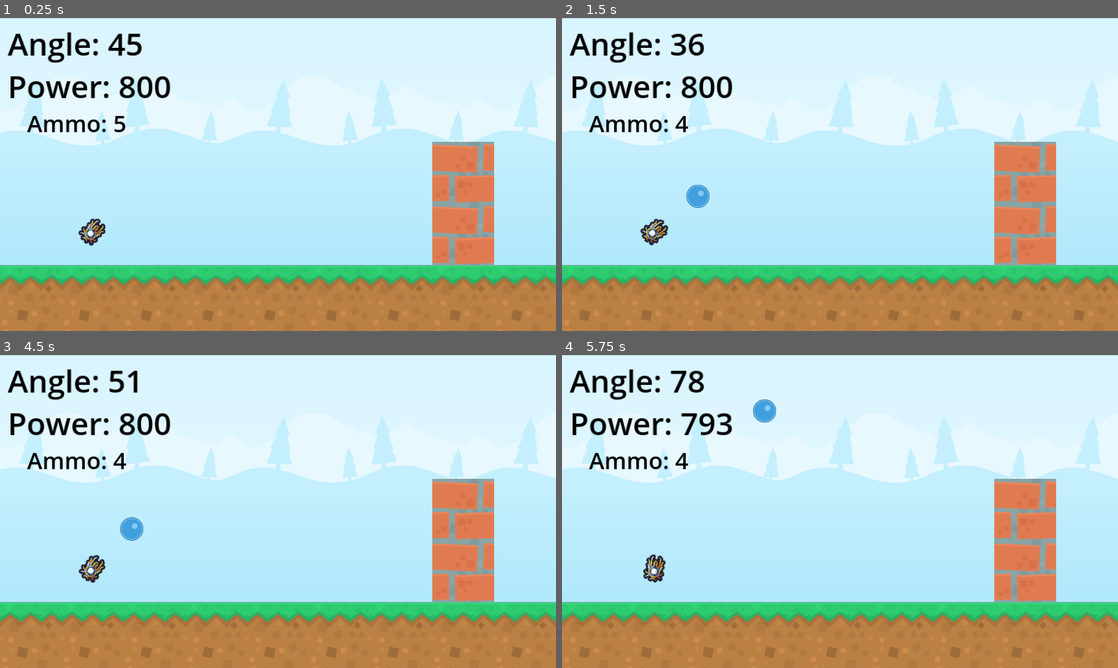
Above: before the commit, frames 1-4 (two rows, left to right).
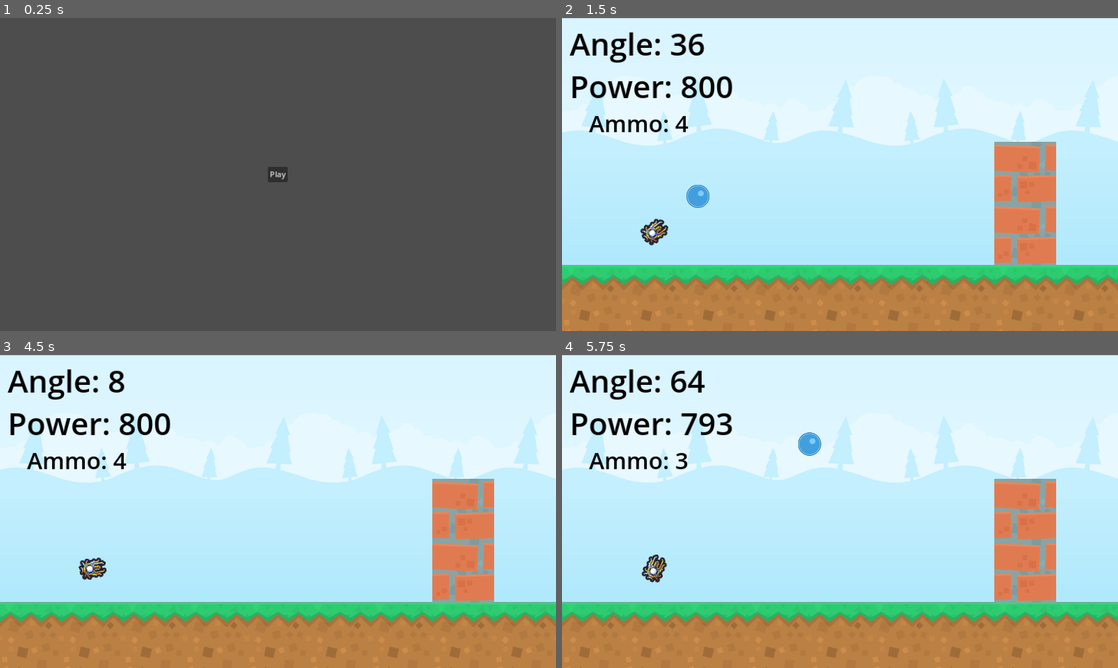
Above: after the commit, the same moments.

Repository: bsu-cs315/E1-Robinson
Game: Godot game, scene res://title_screen.tscn
Same seed, same stepped clock (60 frames per second), same inputs: the game is played once before the commit and once after it. Before the commit the project starts from res://world.tscn. Sound files missing from this copy of the repository are replaced by a short silence.
Inputs (mouse positions are in pixels of both pictures, inside the frame that each line leads up to):
- Up to frame 1 (0.25 s): no input
- Up to frame 2 (1.5 s): click (840, 174) at 0.5 s, where only the run after the commit has a clickable "Play"; tap Enter at 1.25 s; hold Right (angle_right) from 1.28 s (still down); tap Space (launch) at 1.35 s
- Up to frame 3 (4.5 s): release Right (angle_right) at 2.03 s; hold Left (angle_left) 2.03-2.78 s; tap S (decrease_power) at 2.1 s; tap Space (launch) at 2.3, 3.05, 3.6, 4.35 s; hold Right (angle_right) 2.78-4.28 s; tap W (increase_power) at 2.85 s; tap R (restart, bound only before the commit) at 4.25 s; hold Left (angle_left) from 4.28 s (still down)
- Up to frame 4 (5.75 s): keep holding Left (angle_left); tap R (restart, bound only before the commit) at 4.9 s; tap S (decrease_power) at 5.1 s; tap Space (launch) at 5.3 s

The runs differ from the first frame. In frame 1, 100% of the frame differs, in the area x 0-100%, y 0-100%; in frame 2, nothing differs; in frame 3, 0.7%; in frame 4, 1.1%.

Commit message:
Refactor to start at title screen

Diff:
--- a/project/ball.gd
+++ b/project/ball.gd
@@ -1,8 +1,8 @@
 class_name Ball extends RigidBody2D
 
-signal obstacle_hit(position)
+signal obstacle_hit(position: Vector2)
 
-func _on_body_entered(body):
+func _on_body_entered(body: Node2D):
 	if body.is_in_group("obstacle"):
 		obstacle_hit.emit(position)
 		print("Ow!")
--- a/project/launcher.gd
+++ b/project/launcher.gd
@@ -1,6 +1,6 @@
 extends Node2D
 
-signal launched_ball(ball)
+signal launched_ball(ball: Ball)
 @export var launch_angle := -TAU/8
 @export var angle_change_rate := TAU/8
 @export var power := 800.0
@@ -25,13 +25,13 @@
 		_launched = true
 		ammo -= 1
 		var impulse := Vector2(1,0) * power * 1.5
-		var ball: RigidBody2D = preload("res://ball.tscn").instantiate()
+		var ball: Ball = preload("res://ball.tscn").instantiate()
 		get_parent().add_child(ball)
 		launch_sound()
 		ball.global_position = global_position
 		ball.apply_impulse(impulse.rotated(launch_angle))
 		launched_ball.emit(ball)
-		await get_tree().create_timer(5).timeout
+		await get_tree().create_timer(3).timeout
 		ball.queue_free()
 		_launched = false
 
--- a/project/project.godot
+++ b/project/project.godot
@@ -11,7 +11,7 @@
 [application]
 
 config/name="CS315Exercise1_1"
-run/main_scene="res://world.tscn"
+run/main_scene="res://title_screen.tscn"
 config/features=PackedStringArray("4.3", "Forward Plus")
 config/icon="res://icon.svg"
 
@@ -42,12 +42,6 @@
 "events": [Object(InputEventKey,"resource_local_to_scene":false,"resource_name":"","device":-1,"window_id":0,"alt_press …(191 unchanged characters)…
 ]
 }
-restart={
-"deadzone": 0.5,
-"events": [Object(InputEventKey,"resource_local_to_scene":false,"resource_name":"","device":-1,"window_id":0,"alt_pressed":false,"shift_pressed":false,"ctrl_pressed":false,"meta_pressed":false,"pressed":false,"keycode":0,"physical_keycode":82,"key_label":0,"unicode":114,"location":0,"echo":false,"script":null)
-, Object(InputEventKey,"resource_local_to_scene":false,"resource_name":"","device":-1,"window_id":0,"alt_pressed":false,"shift_pressed":false,"ctrl_pressed":false,"meta_pressed":false,"pressed":false,"keycode":0,"physical_keycode":4194305,"key_label":0,"unicode":0,"location":0,"echo":false,"script":null)
-]
-}
 increase_power={
 "deadzone": 0.5,
 "events": [Object(InputEventKey,"resource_local_to_scene":false,"resource_name":"","device":-1,"window_id":0,"alt_press …(192 unchanged characters)…
--- a/project/world.gd
+++ b/project/world.gd
@@ -3,9 +3,6 @@
 @onready var launcher: Node2D = $Launcher
 
 func _process(_delta: float) -> void:
-	if Input.is_action_pressed("restart"):
-		get_tree().reload_current_scene()
-
 	$LaunchAngle.text = "Angle: %.d" % rad_to_deg(-1*launcher.launch_angle)
 	$Power.text = "Power: %.d" % launcher.power
 	$AmmoLabel.text = "Ammo: %.d" % launcher.ammo
Not shown, changed: README.md
